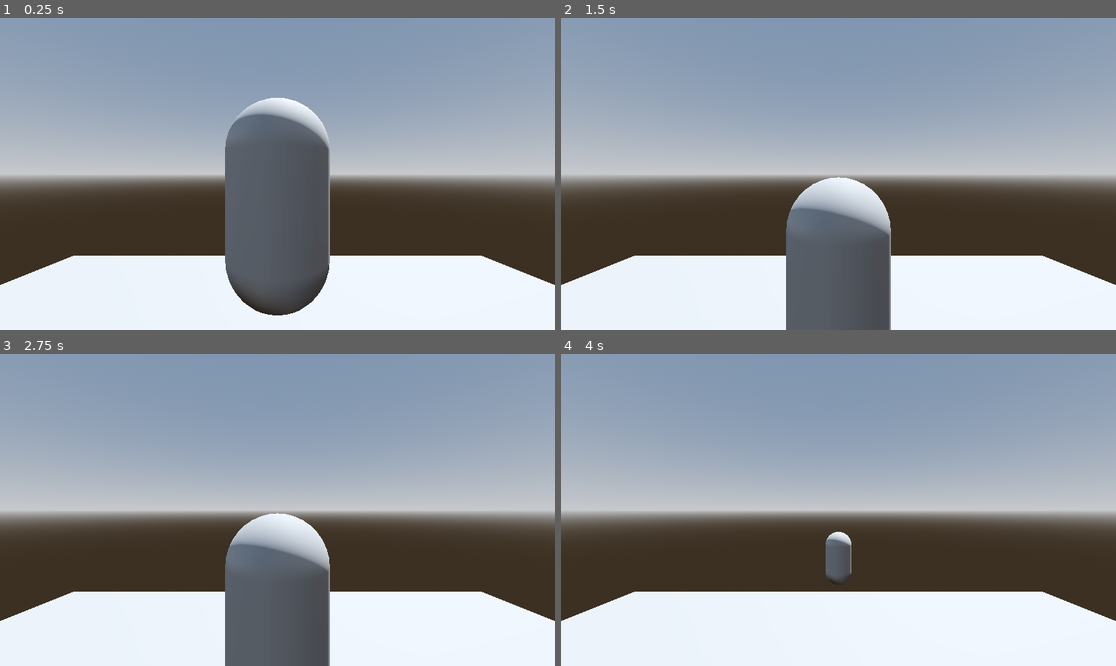
Above: before the commit, frames 1-4 (two rows, left to right).
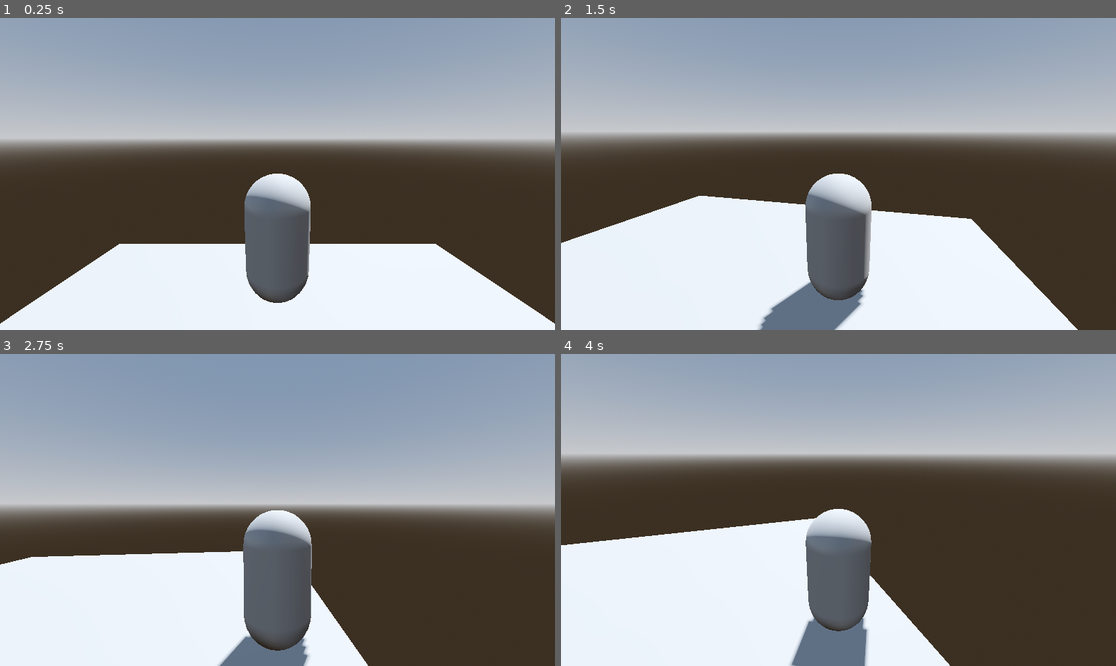
Above: after the commit, the same moments.

Repository: skunkydunk/first_game
Game: Godot game, scene res://level.tscn
The game is run twice, just before and just after one commit, with the same random seed, the same clock (stepped at 60 frames per second) and the same inputs. Before the commit the project has no main scene; this scene is started directly in both runs.
Inputs (mouse positions are in pixels of both pictures, inside the frame that each line leads up to):
- Up to frame 1 (0.25 s): no input
- Up to frame 2 (1.5 s): move the mouse to (960, 158) at 0.52 s; hold D (move_right, bound only after the commit) 0.53-1.28 s; move the mouse to (727, 189) at 1.27 s; hold S (move_back, bound only after the commit) from 1.28 s (still down)
- Up to frame 3 (2.75 s): move the mouse to (333, 441) at 2.02 s; release S (move_back, bound only after the commit) at 2.03 s; hold D (move_right, bound only after the commit) from 2.03 s (still down)
- Up to frame 4 (4 s): move the mouse to (810, 572) at 2.77 s; release D (move_right, bound only after the commit) at 2.78 s; hold Up (ui_up) 2.78-3.53 s; move the mouse to (1005, 556) at 3.52 s; hold A (move_left, bound only after the commit) from 3.53 s (still down)

The runs differ from the first frame. In frame 1, 30% of the frame differs, in the area x 0-100%, y 25-98%; in frame 2, 45%; in frame 3, 24%; in frame 4, 60%, in the area x 0-100%, y 14-100%.

Commit message:
added camera movement with the mouse, and made the forward direction of the player relative to the foward vector of the camera. Also added sideways movement.

Diff:
--- a/level.tscn
+++ b/level.tscn
@@ -30,9 +30,6 @@
 transform = Transform3D(-0.866025, -0.433013, 0.25, 0, 0.5, 0.866025, -0.5, 0.75, -0.433013, 0, 0, 0)
 shadow_enabled = true
 
-[node name="Camera3D" type="Camera3D" parent="."]
-transform = Transform3D(1, 0, 0, 0, 1, 0, 0, 0, 1, 0, 2, 0)
-
 [node name="MeshInstance3D" type="MeshInstance3D" parent="."]
 mesh = SubResource("PlaneMesh_dj6w3")
 
@@ -43,3 +40,5 @@
 
 [node name="Player" parent="." instance=ExtResource("1_okxwn")]
 transform = Transform3D(1, 0, 0, 0, 1, 0, 0, 0, 1, 0, 2, -2)
+top_level = true
+linear_damp = 3.0
--- a/player.gd
+++ b/player.gd
@@ -1,12 +1,64 @@
 extends RigidBody3D
+#define variables for use in "unhandled_input" function for mouse tracking
+#speed at which camera moves w/ mouse
+var mouse_sensitivity := 0.001
+#stores how much mouse has moved horizontally and vertically every frame
+var twist_input := 0.0
+var pitch_input := 0.0
 
+#new feature called annotations
+#clarifies that these variables are related to the nodes
+#essentialy gives the node references shorter names, now they can be accessed using the shorter var names
+@onready var twist_pivot := $TwistPivot
+@onready var pitch_pivot := $TwistPivot/PitchPivot
 
 # Called when the node enters the scene tree for the first time.
 func _ready():
-	pass # Replace with function body.
+	Input.set_mouse_mode(Input.MOUSE_MODE_CAPTURED)
 
 
 # Called every frame. 'delta' is the elapsed time since the previous frame.
 func _process(delta):
-	var input = Input.get_action_strength("ui_up")
-	apply_central_force(input * Vector3.FORWARD * 1200.0 * delta)
+	var input := Vector3.ZERO
+	#sets the x-axis value to -1.0 when A is pressed, +1.0 when D is pressed, or 0 when neither are pressed.
+	input.x = Input.get_axis("move_left", "move_right")
+	#sets the y-axis value in a similar way
+	input.z = Input.get_axis("move_forward","move_back")
+
+	#basis thing makes it so that the camera's twist or orientation is considered as the forward direction
+	apply_central_force(twist_pivot.basis * input * 1200.0 * delta)
+
+	if Input.is_action_just_pressed("ui_cancel"):
+		Input.set_mouse_mode(Input.MOUSE_MODE_VISIBLE)
+
+	#dollar symbol accesses node
+	#rotate.y function rotates the node on the y axis by a specified number of radians (twist_input)
+	twist_pivot.rotate_y(twist_input)
+	#same for rotate.x
+	pitch_pivot.rotate_x(pitch_input)
+	#clamping or limiting x(vertical) rotation from mouse so the scene never goes upside-down
+	#clamp takes (input modifying, input min, input max) - super useful for setting boundaries on values
+	pitch_pivot.rotation.x = clamp(
+		pitch_pivot.rotation.x,
+
+		#converts degrees to radians
+		deg_to_rad(-30),
+		deg_to_rad (30)
+	)
+	twist_input = 0.0
+	pitch_input = 0.0
+
+
+
+#this is a big function
+#this function runs every time an event is detected that has not already been handled by another script
+	#could be a lot of different events
+func _unhandled_input(event: InputEvent):
+	#checks if event is mousemotion, and then checks if the mousemode is captured
+	if event is InputEventMouseMotion:
+		if Input.get_mouse_mode() == Input.MOUSE_MODE_CAPTURED:
+			#these set the twist and pitch input values to event.relative
+			#event.relative stores how far the mouse has moved (set to negative so that camera moves the right way)
+			#mouse sensitivity sets how fast camera rotates
+			twist_input = - event.relative.x * mouse_sensitivity
+			pitch_input = - event.relative.y * mouse_sensitivity
--- a/player.tscn
+++ b/player.tscn
@@ -16,3 +16,12 @@
 
 [node name="CollisionShape3D" type="CollisionShape3D" parent="."]
 shape = SubResource("ConvexPolygonShape3D_3i2l0")
+
+[node name="TwistPivot" type="Node3D" parent="."]
+transform = Transform3D(1, 0, 0, 0, 1, 0, 0, 0, 1, 0, 1, 0)
+
+[node name="PitchPivot" type="Node3D" parent="TwistPivot"]
+transform = Transform3D(1, 0, 0, 0, 0.984808, 0.173648, 0, -0.173648, 0.984808, 0, 0, 0)
+
+[node name="Camera3D" type="Camera3D" parent="TwistPivot/PitchPivot"]
+transform = Transform3D(1, 0, 0, 0, 1, 0, 0, 0, 1, 0, 0, 3)
--- a/project.godot
+++ b/project.godot
@@ -11,6 +11,7 @@
 [application]
 
 config/name="First Game"
+run/main_scene="res://level.tscn"
 config/features=PackedStringArray("4.1", "Mobile")
 config/icon="res://icon.svg"
 
@@ -18,6 +19,29 @@
 
 window/size/mode=2
 
+[input]
+
+move_forward={
+"deadzone": 0.5,
+"events": [Object(InputEventKey,"resource_local_to_scene":false,"resource_name":"","device":-1,"window_id":0,"alt_pressed":false,"shift_pressed":false,"ctrl_pressed":false,"meta_pressed":false,"pressed":false,"keycode":0,"physical_keycode":87,"key_label":0,"unicode":119,"echo":false,"script":null)
+]
+}
+move_left={
+"deadzone": 0.5,
+"events": [Object(InputEventKey,"resource_local_to_scene":false,"resource_name":"","device":-1,"window_id":0,"alt_pressed":false,"shift_pressed":false,"ctrl_pressed":false,"meta_pressed":false,"pressed":false,"keycode":0,"physical_keycode":65,"key_label":0,"unicode":97,"echo":false,"script":null)
+]
+}
+move_right={
+"deadzone": 0.5,
+"events": [Object(InputEventKey,"resource_local_to_scene":false,"resource_name":"","device":-1,"window_id":0,"alt_pressed":false,"shift_pressed":false,"ctrl_pressed":false,"meta_pressed":false,"pressed":false,"keycode":0,"physical_keycode":68,"key_label":0,"unicode":100,"echo":false,"script":null)
+]
+}
+move_back={
+"deadzone": 0.5,
+"events": [Object(InputEventKey,"resource_local_to_scene":false,"resource_name":"","device":-1,"window_id":0,"alt_pressed":false,"shift_pressed":false,"ctrl_pressed":false,"meta_pressed":false,"pressed":false,"keycode":0,"physical_keycode":83,"key_label":0,"unicode":115,"echo":false,"script":null)
+]
+}
+
 [rendering]
 
 lights_and_shadows/directional_shadow/soft_shadow_filter_quality=3
